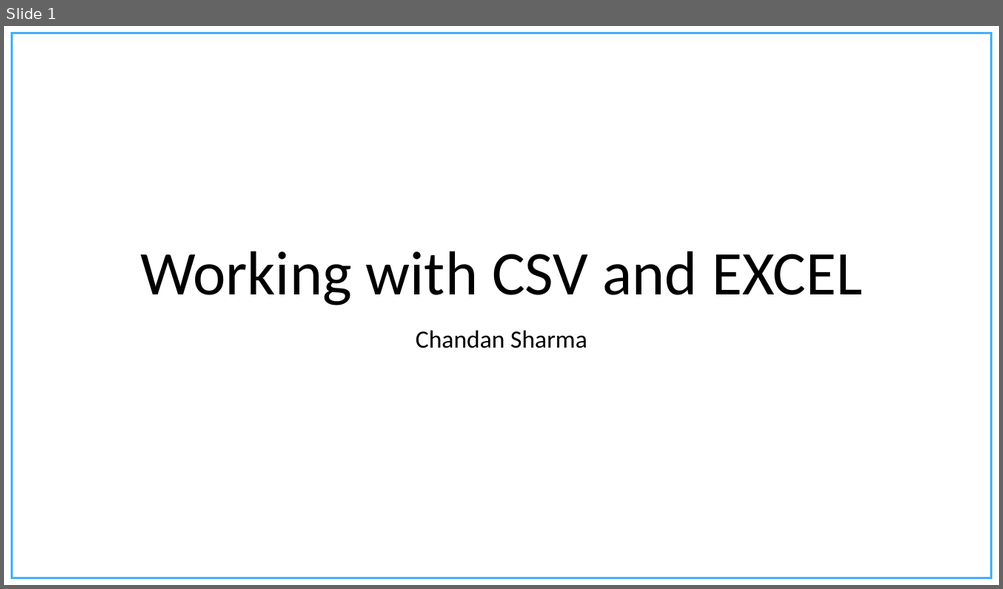
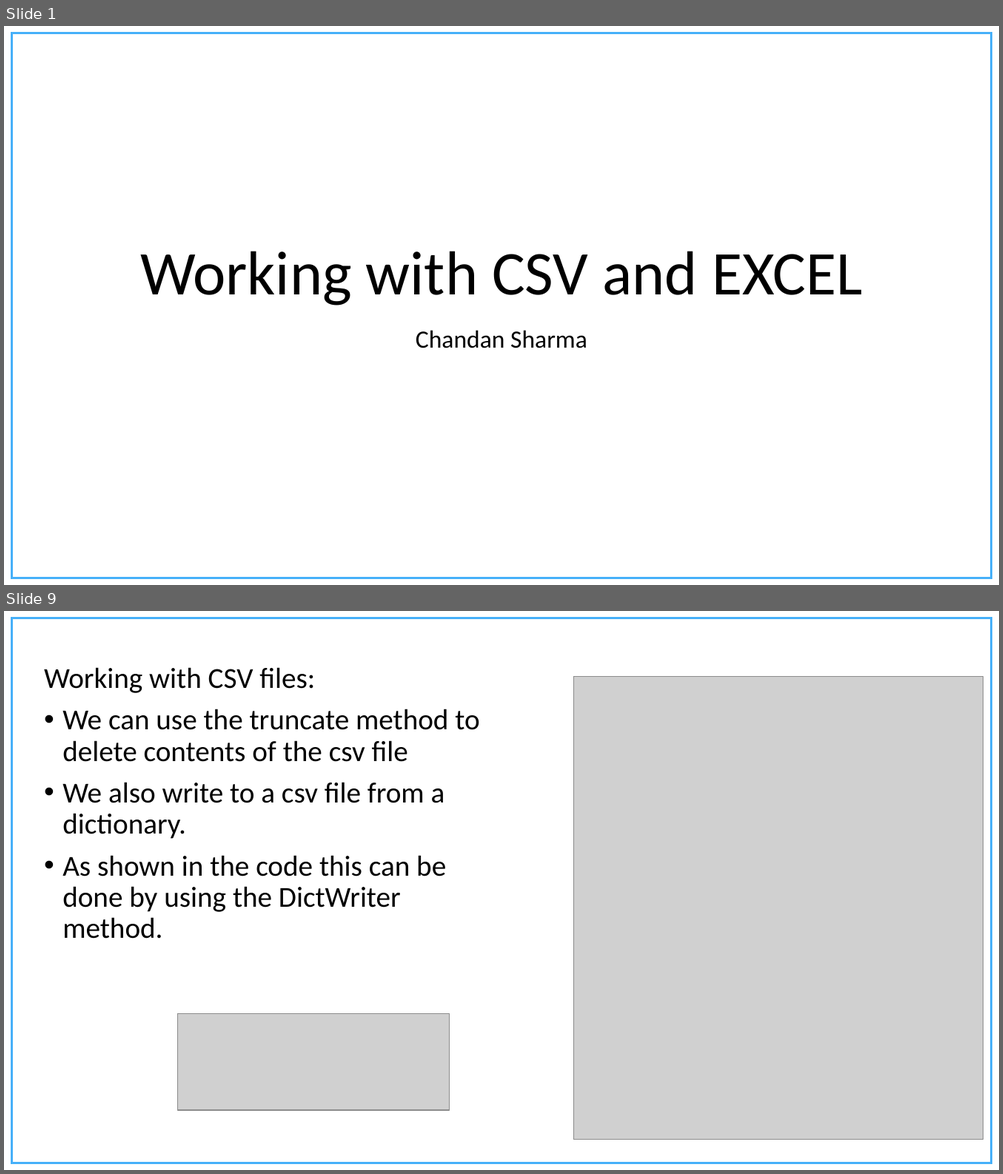
Before and after one commit to chandanNapster/PythonDevWork, a slide deck: Course Material/Presentations/Working with CSV files.pptx. Shown one above the other, each under a label of ours: slide 1 before the commit, slides 1 and 9 after it; the slides between them are not shown. The pictures are 1003x589 and 1003x1174 pixels, drawn with LibreOffice and Linux fonts; fonts in the diff are those of the drawing; grey boxes stand for pictures; background and template pictures are left out. Boxes give left, top, right and bottom in pixels: in the first picture for what was removed or moved away, otherwise in the second. Text is boxed around its words. In the diff, an @@ line names an element or a change of style, - is before the commit and + after.

```diff
--- a/Course Material/Presentations/Working with CSV files.pptx
+++ b/Course Material/Presentations/Working with CSV files.pptx
@@ slide 9 added at (4,611,999,1170), background #FFFFFF; not listed: 1 template element that a slide beside it also shows @@
@@ text added at (44,667,479,939), 28 pt, text #000000 @@
+Working with CSV files:
+• We can use the truncate method to delete contents of the csv file
+• We also write to a csv file from a dictionary.
+• As shown in the code this can be done by using the DictWriter method.
@@ picture added at (573,677,983,1140) @@
@@ picture added at (178,1014,449,1111) @@
```
Also in this commit, not shown: 15 other slides added, 7 slides removed, 14 other files.
